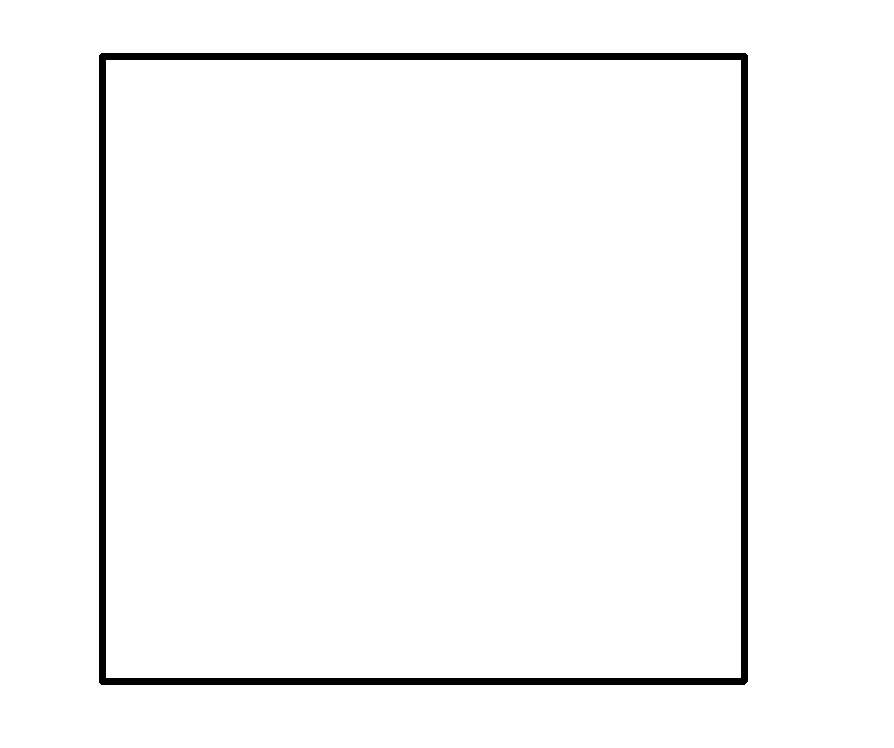
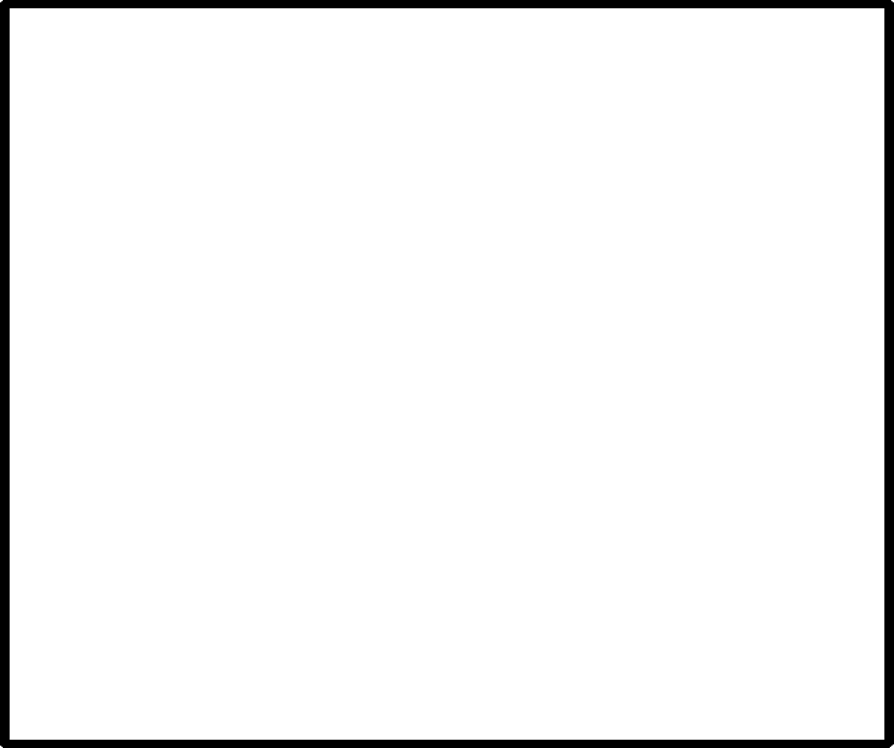
Layers edited between the first and the second 894 × 748 image:
painted on "Floor -Class" over [left=0, top=0, right=894, bottom=748]
